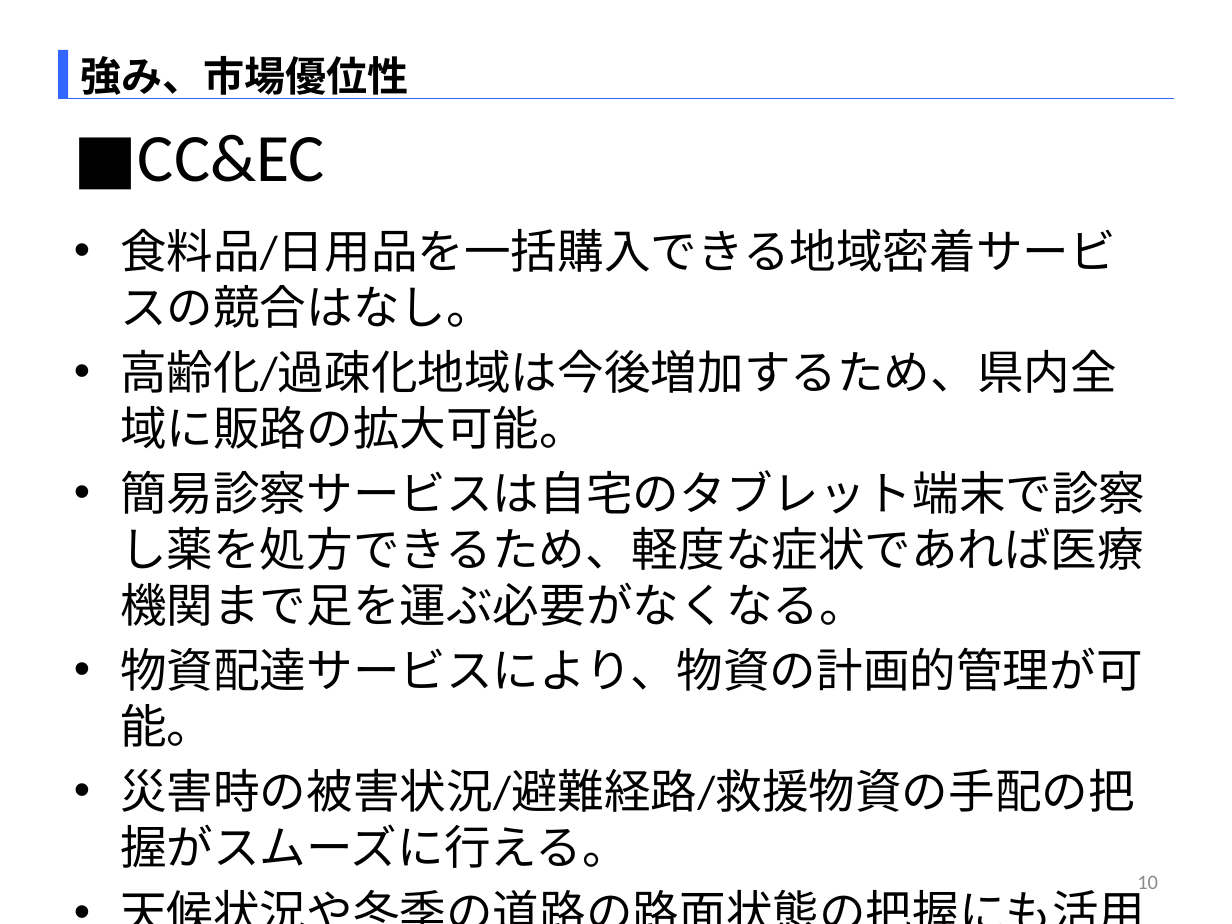
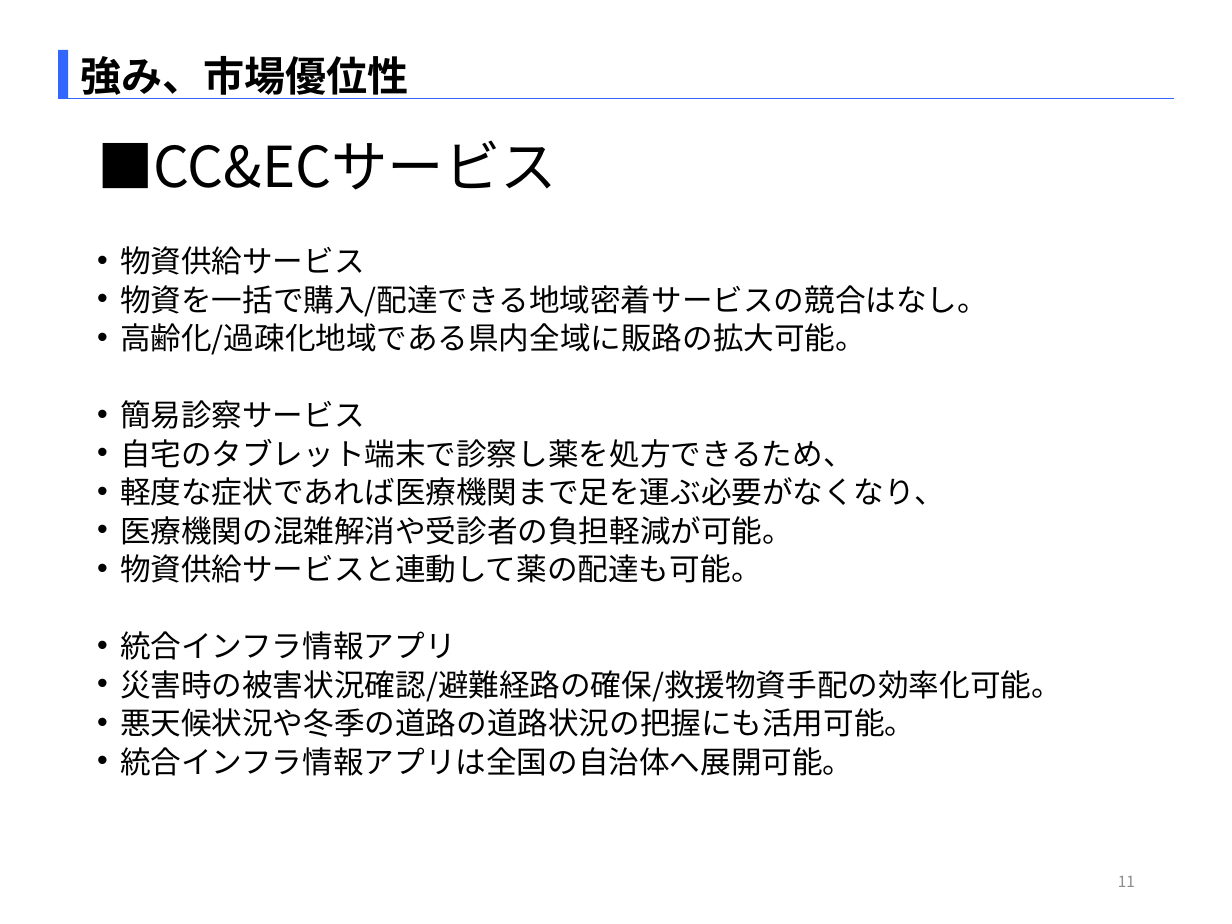
Before and after one commit to SITH-YN/PythonTool, a slide deck: slide 11 of Temp/EMB本部_中村洋太_290863_[HPC解析_CC&ECサービス].pptx (slide 10 before the commit). Drawn at 1232x924 pixels with LibreOffice and Linux fonts; fonts in the diff are those of the drawing. Boxes give left, top, right and bottom in pixels: in the first picture for what was removed or moved away, otherwise in the second. Text is boxed around its words. In the diff, an @@ line names an element or a change of style, - is before the commit and + after.

```diff
--- a/Temp/EMB本部_中村洋太_290863_[HPC解析_CC&ECサービス].pptx
+++ b/Temp/EMB本部_中村洋太_290863_[HPC解析_CC&ECサービス].pptx
@@ title at bbox=[97, 140, 557, 190]: text changed; size 39.6 to 33 pt; font Calibri to Noto Sans CJK JP @@
-■CC&EC
+■CC&ECサービス
@@ text at bbox=[120, 246, 1062, 776]: text changed; size 27.2 to 17.9 pt; font Calibri to Noto Sans CJK JP @@
-• 食料品/日用品を一括購入できる地域密着サービスの競合はなし。
-• 高齢化/過疎化地域は今後増加するため、県内全域に販路の拡大可能。
-• 簡易診察サービスは自宅のタブレット端末で診察し薬を処方できるため、軽度な症状であれば医療機関まで足を運ぶ必要がなくなる。
-• 物資配達サービスにより、物資の計画的管理が可能。
-• 災害時の被害状況/避難経路/救援物資の手配の把握がスムーズに行える。
-• 天候状況や冬季の道路の路面状態の把握にも活用可能。
+• 物資供給サービス
+• 物資を一括で購入/配達できる地域密着サービスの競合はなし。
+• 高齢化/過疎化地域である県内全域に販路の拡大可能。
+• 簡易診察サービス
+• 自宅のタブレット端末で診察し薬を処方できるため、
+• 軽度な症状であれば医療機関まで足を運ぶ必要がなくなり、
+• 医療機関の混雑解消や受診者の負担軽減が可能。
+• 物資供給サービスと連動して薬の配達も可能。
+• 統合インフラ情報アプリ
+• 災害時の被害状況確認/避難経路の確保/救援物資手配の効率化可能。
+• 悪天候状況や冬季の道路の道路状況の把握にも活用可能。
+• 統合インフラ情報アプリは全国の自治体へ展開可能。
@@ page number at bbox=[1118, 876, 1135, 887]: text changed; size 12 to 9 pt; font Calibri to Noto Sans CJK JP @@
-10
+11
```
Also in this commit, not shown: 9 other slides changed, 3 slides added, 1 slide removed.
